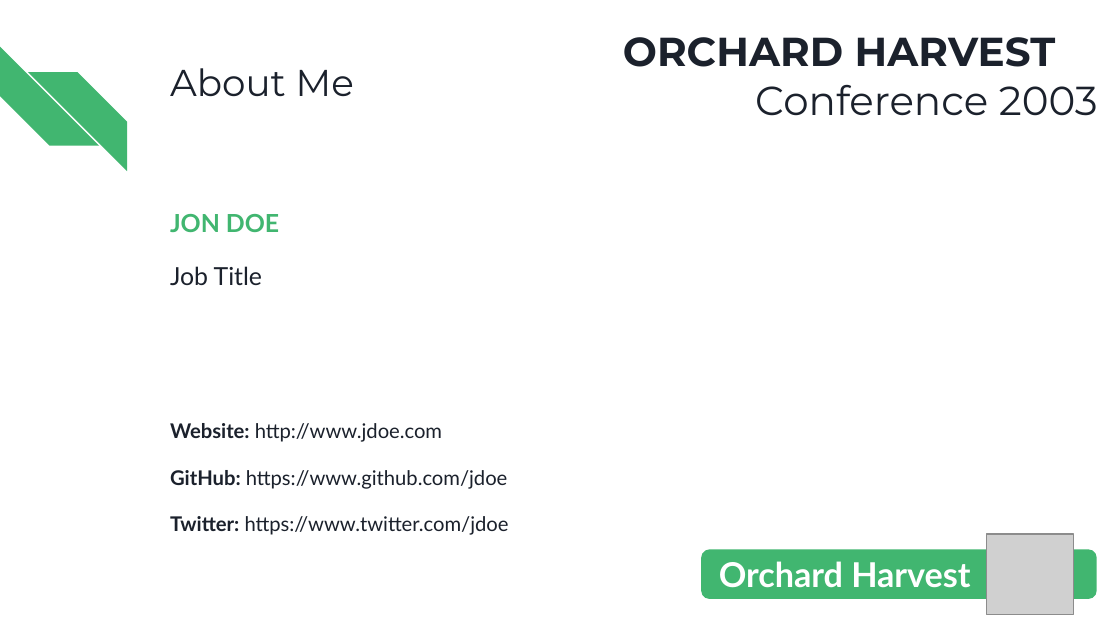
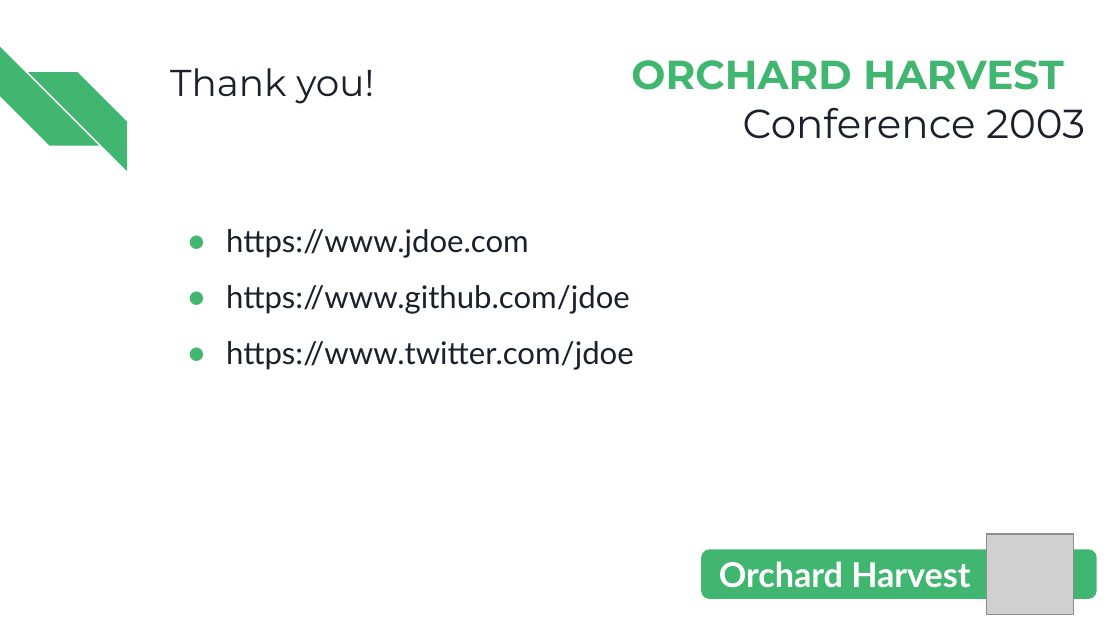
Before and after one commit to OrchardCMS/Orchard-Harvest-Speaker-Toolbox, a slide deck: slide 4 of Orchard Harvest 2023.pptx (slide 2 before the commit). Drawn at 1120x630 pixels with LibreOffice and Linux fonts; fonts in the diff are those of the drawing; grey boxes stand for pictures. Boxes give left, top, right and bottom in pixels: in the first picture for what was removed or moved away, otherwise in the second. Text is boxed around its words. In the diff, an @@ line names an element or a change of style, - is before the commit and + after.

Commit message:
Fixing PPT alignment, top right corner, more consistent typography

```diff
--- a/Orchard Harvest 2023.pptx
+++ b/Orchard Harvest 2023.pptx
@@ title "ORCHARD HARVEST Conference 2003": place and size @@
-title "ORCHARD HARVEST Conference 2003" at (623,37,1098,116)
+title "ORCHARD HARVEST Conference 2003" at (631,60,1085,139)
@@ title "ORCHARD HARVEST Conference 2003" at (631,60,1085,139): text colour #1B212C to #41B670 in "ORCHARD HARVEST" @@
@@ title removed at (170,68,354,96) @@
-About Me
@@ title added at (170,68,374,104), 24 pt, text #1B212C @@
+Thank you!
@@ text at (226,229,634,370): text changed; size 13 to 20 pt @@
-JON DOE
-Job Title
-Website: http://www.jdoe.com
-GitHub: https://www.github.com/jdoe
-Twitter: https://www.twitter.com/jdoe
+● https://www.jdoe.com
+● https://www.github.com/jdoe
+● https://www.twitter.com/jdoe
```
Also in this commit, not shown: 3 other slides changed.
